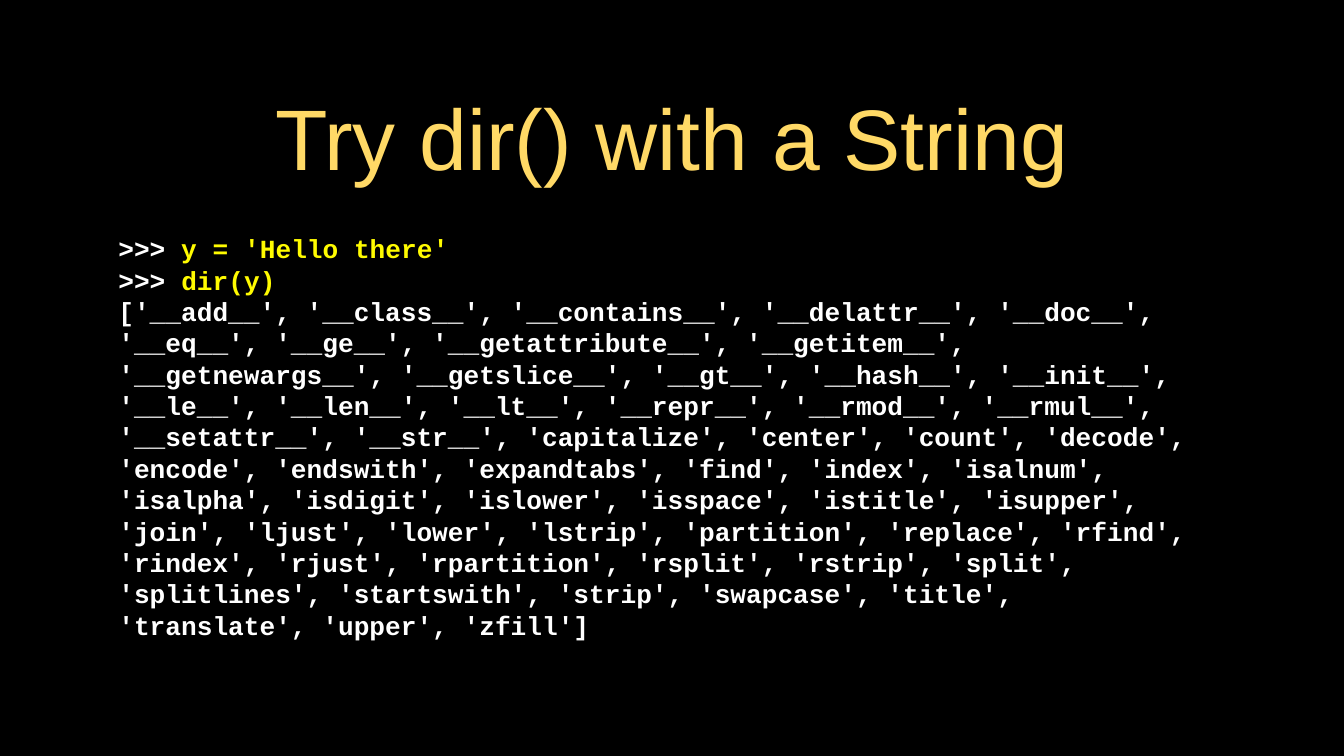
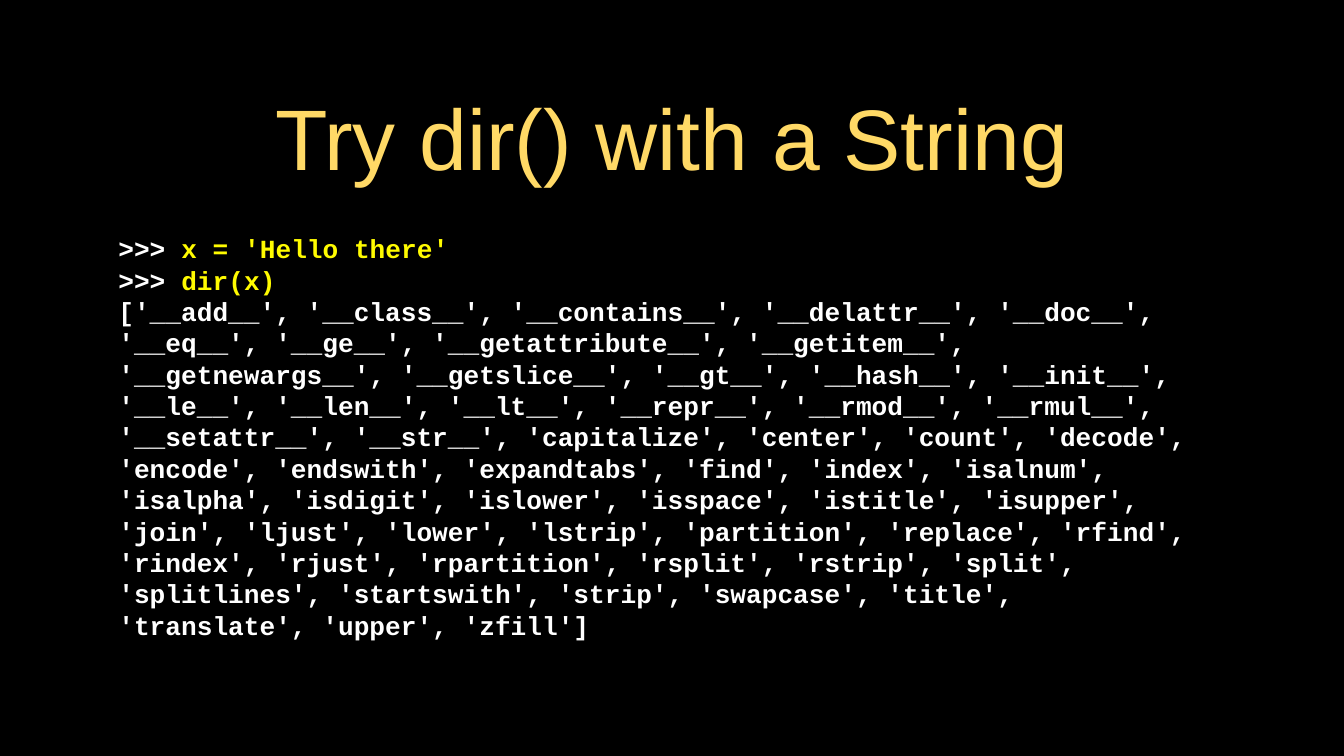
Before and after one commit to csev/py4e, a slide deck: slide 23 of lectures3/Pythonlearn-14-Objects.pptx. Drawn at 1344x756 pixels with LibreOffice and Linux fonts; fonts in the diff are those of the drawing. Boxes give left, top, right and bottom in pixels: in the first picture for what was removed or moved away, otherwise in the second. Text is boxed around its words. In the diff, an @@ line names an element or a change of style, - is before the commit and + after.

```diff
--- a/lectures3/Pythonlearn-14-Objects.pptx
+++ b/lectures3/Pythonlearn-14-Objects.pptx
@@ text at bbox=[181, 240, 449, 296]: text changed @@
->>> y = 'Hello there'
->>> dir(y)
+>>> x = 'Hello there'
+>>> dir(x)
```
Also in this commit, not shown: 3 other slides changed, 1 slide added, 1 slide removed.
